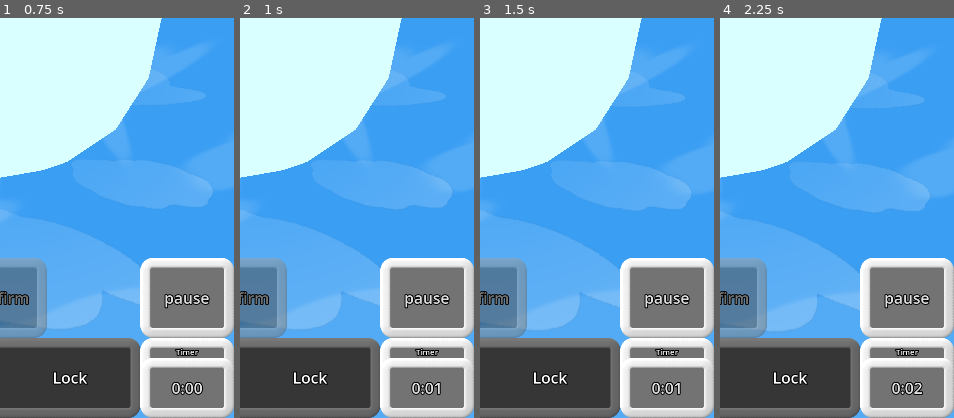
Above: before the commit, frames 1-4 (left to right).
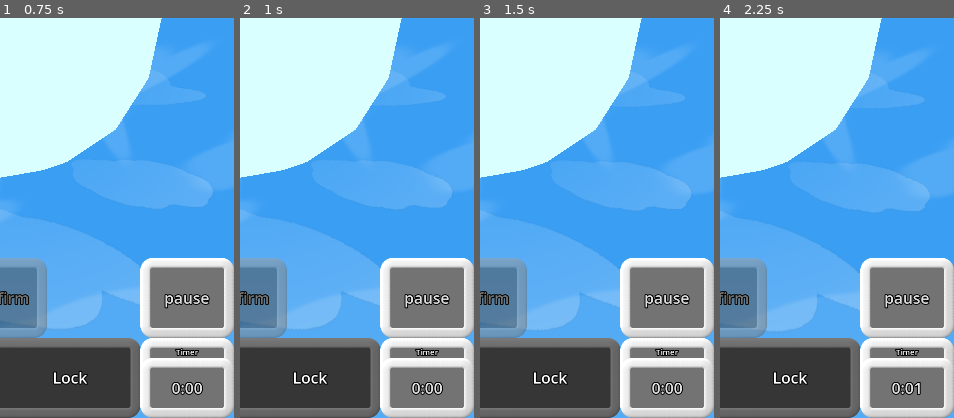
Above: after the commit, the same moments.

Repository: WalynC/sphereSweeperGodot
Game: Godot game, scene res://mainScenes/tutorial.tscn
Same seed, same stepped clock (60 frames per second), same inputs: the game is played once before the commit and once after it. This scene is started directly instead of the project's main scene. Sound files missing from this copy of the repository are replaced by a short silence.
Inputs:
- Up to frame 1 (0.75 s): click "next" at 0.5 s
- Up to frame 2 (1 s): no input
- Up to frame 3 (1.5 s): click "176" at 1.25 s
- Up to frame 4 (2.25 s): click "4" at 2 s
The pictures show only the part of the screen within x 50-100%, y 50-100%; the shares and areas given below are measured in that part.

Frame 1 is identical in both runs. In frame 2, less than 0.1% of the frame differs, in the area x 82-87%, y 91-95%; in frame 3, less than 0.1%; in frame 4, less than 0.1%.

Commit message:
Fixes timer progressing when board is off screen

Diff:
--- a/scripts/Timer.gd
+++ b/scripts/Timer.gd
@@ -9,8 +9,8 @@
 		return SaveManager.saveData.time
 
 func _process(delta):
-	if (!gm.paused):
-		if (gm.board.boardGenerated): SaveManager.saveData.time += delta
+	if (!gm.paused && WorldPivotMover.entered && gm.board.boardGenerated):
+		SaveManager.saveData.time += delta
 	SaveManager.saveData.visualTime += delta
 
 static func GetHMSString():
--- a/scripts/WorldPivotMover.gd
+++ b/scripts/WorldPivotMover.gd
@@ -2,11 +2,17 @@
 class_name WorldPivotMover
 
 static var instance
+static var entered = false
 # Called when the node enters the scene tree for the first time.
 func _ready():
+	entered = false
 	instance = self
 	var tween = create_tween()
 	tween.tween_property(self, "position", Vector3(0,0,0),.5)
+	tween.tween_callback(Finished)
+
+func Finished():
+	entered = true
 
 func Leave():
 	var tween = create_tween()
